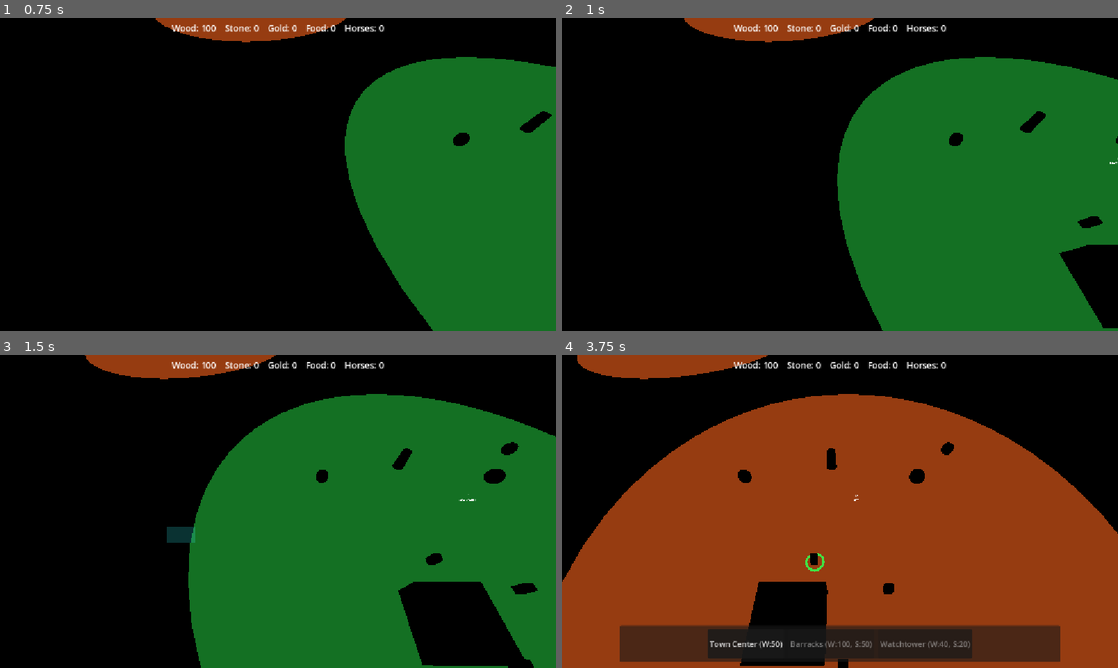
Above: before the commit, frames 1-4 (two rows, left to right).
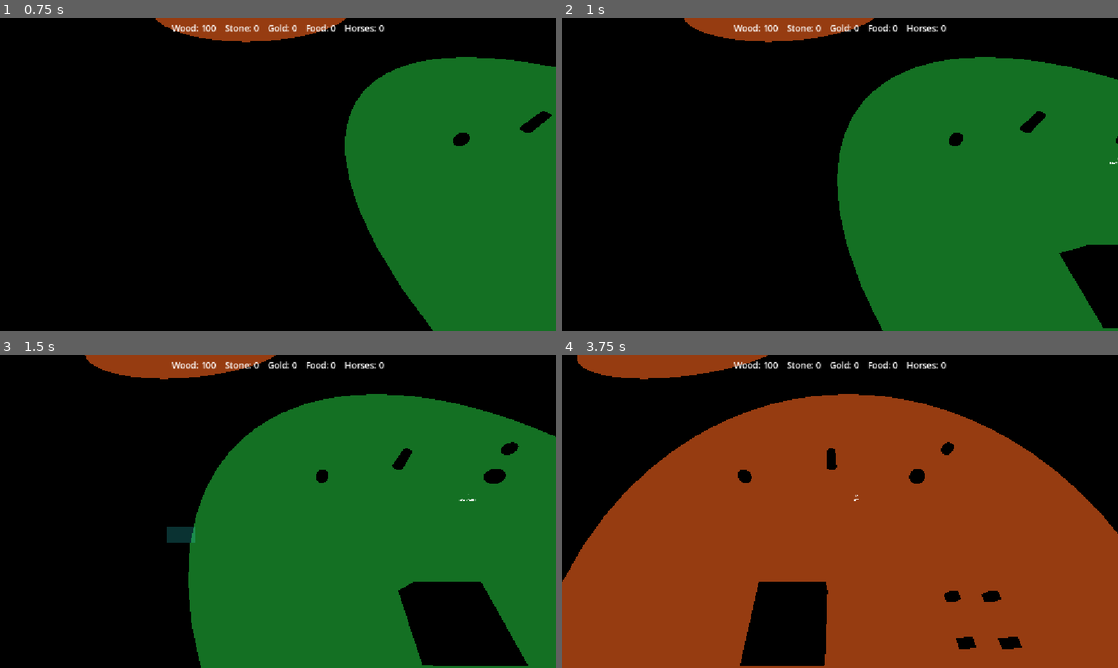
Above: after the commit, the same moments.

Repository: Ferrum-t/RTS-Game
Game: Godot game, scene res://Scenes/World/World.tscn
The game is run twice, just before and just after one commit, with the same random seed, the same clock (stepped at 60 frames per second) and the same inputs.
Inputs (mouse positions are in pixels of both pictures, inside the frame that each line leads up to):
- Up to frame 1 (0.75 s): tap Enter at 0.5 s; move the mouse to (400, 158) at 0.52 s; hold D (move_right) from 0.53 s (still down); tap C at 0.6 s; click (400, 158) at 0.67 s
- Up to frame 2 (1 s): keep holding D (move_right)
- Up to frame 3 (1.5 s): release D (move_right) at 1.25 s; drag from (166, 527) to (250, 574) at 1.27 s
- Up to frame 4 (3.75 s): move the mouse to (895, 442) at 2.02 s; hold D (move_right) 2.03-2.75 s; tap P at 2.1 s; drag from (812, 574) to (673, 464) at 2.77 s; move the mouse to (1006, 558) at 3.52 s; hold Left (move_left) from 3.53 s (still down); tap U at 3.6 s

Frame 1 is identical in both runs. In frame 2, 0.1% of the frame differs, in the area x 92-98%, y 63-68%; in frame 3, 0.3%; in frame 4, 8.2%, in the area x 10-90%, y 63-100%.

Commit message:
M11 polish: cluster 4 Workers at TC rally formation

Diff:
--- a/Scenes/World/World.tscn
+++ b/Scenes/World/World.tscn
@@ -75,16 +75,16 @@
 [node name="Units" type="Node3D" parent="." unique_id=1468272970]
 
 [node name="Worker" parent="Units" unique_id=1455233495 instance=ExtResource("5_hveh7")]
-transform = Transform3D(1, 0, 0, 0, 1, 0, 0, 0, 1, 31, 0, -20)
+transform = Transform3D(1, 0, 0, 0, 1, 0, 0, 0, 1, 38, 0, -21)
 
 [node name="Worker2" parent="Units" unique_id=1758318803 instance=ExtResource("5_hveh7")]
-transform = Transform3D(1, 0, 0, 0, 1, 0, 0, 0, 1, 34, 0, -24)
+transform = Transform3D(1, 0, 0, 0, 1, 0, 0, 0, 1, 40.5, 0, -21)
 
 [node name="Worker3" parent="Units" unique_id=1758318804 instance=ExtResource("5_hveh7")]
-transform = Transform3D(1, 0, 0, 0, 1, 0, 0, 0, 1, 26, 0, -19)
+transform = Transform3D(1, 0, 0, 0, 1, 0, 0, 0, 1, 38, 0, -23.5)
 
 [node name="Worker4" parent="Units" unique_id=1758318805 instance=ExtResource("5_hveh7")]
-transform = Transform3D(1, 0, 0, 0, 1, 0, 0, 0, 1, 29, 0, -26)
+transform = Transform3D(1, 0, 0, 0, 1, 0, 0, 0, 1, 40.5, 0, -23.5)
 
 [node name="Tree" parent="." unique_id=1425628717 instance=ExtResource("10_ng1ea")]
 transform = Transform3D(1, 0, 0, 0, 1, 0, 0, 0, 1, 30, 0, -36)
